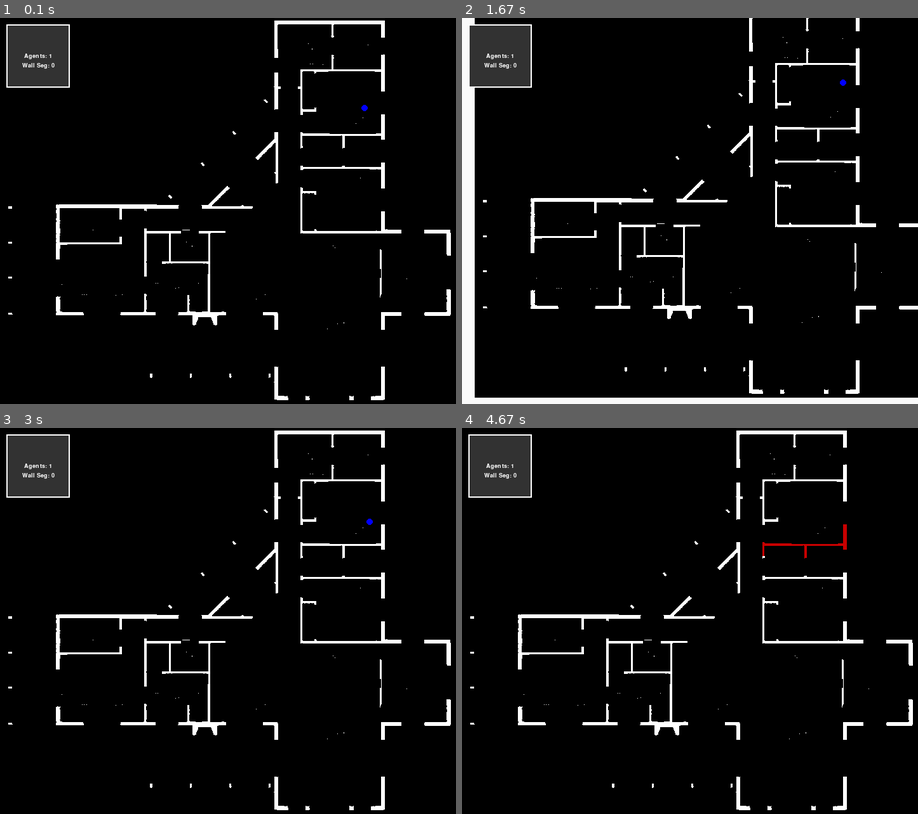
Above: before the commit, frames 1-4 (two rows, left to right).
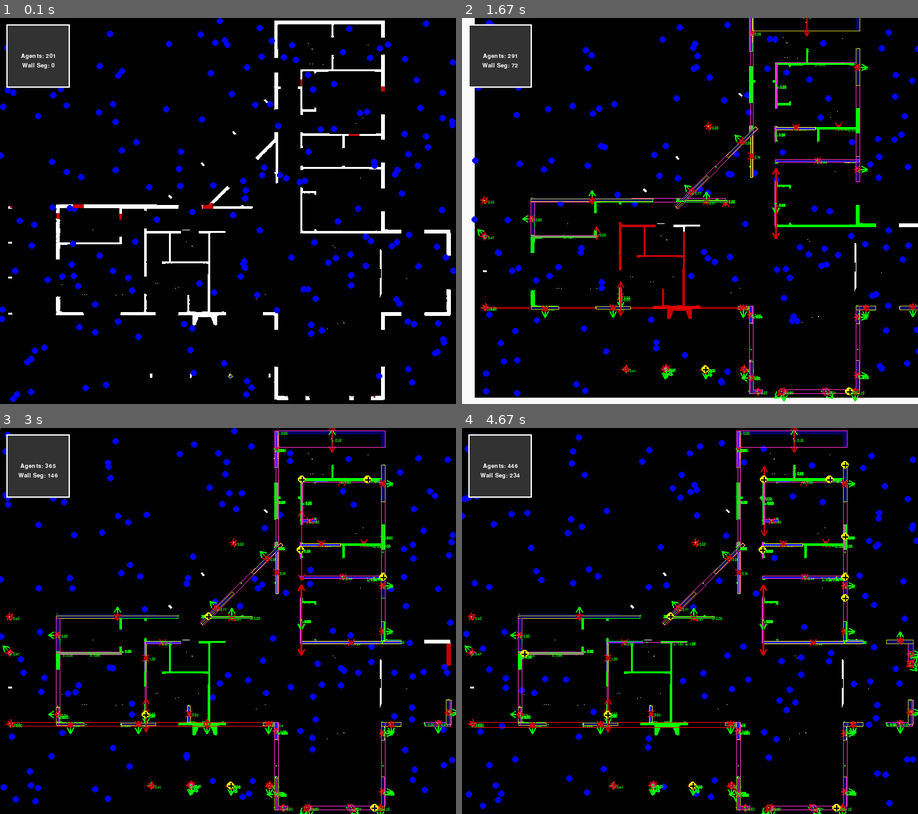
Above: after the commit, the same moments.

Repository: b62303411/house_gen
Game: pygame game, started from main_sim.py
The game is run twice, just before and just after one commit, with the same random seed, the same clock (stepped at 60 frames per second) and the same inputs.
Inputs:
- Up to frame 1 (0.1 s): no input
- Up to frame 2 (1.67 s): hold Right 0.33-0.8 s; hold Up 0.83-1.13 s; hold Right 1.17-1.63 s
- Up to frame 3 (3 s): hold Left 1.67-2.2 s; hold Down 2.23-2.53 s; hold Left 2.57-2.97 s
- Up to frame 4 (4.67 s): hold Up 3-3.37 s; hold Right 3.4-4.03 s; hold Down 4.07-4.43 s; hold Left from 4.47 s (still down)

The runs differ from the first frame. In frame 1, 3.2% of the frame differs, in the area x 0-100%, y 0-100%; in frame 2, 7.1%; in frame 3, 8.2%; in frame 4, 8.2%.

Commit message:
width should be adaptable

Diff:
--- a/floor_plan_reader/simulation.py
+++ b/floor_plan_reader/simulation.py
@@ -146,13 +146,14 @@
                            num_ants=20,
                            allow_revisit=False
                            ):
+        self.wf.set_num_ants(num_ants)
         self.init_world(image_path)
         img_colour = cv2.imread(image_path)
 
         # img_gray_rgb = cv2.cvtColor(img_colour, cv2.COLOR_GRAY2RGB)
         self.img_gray_surface = pygame.surfarray.make_surface(img_colour.swapaxes(0, 1))
         # 2) Create grid: 1=empty, 0=wall
-        self.wf.set_num_ants(num_ants)
+
         # 3) Init Pygame with the *exact* dimensions as the image
         pygame.init()
         # We make a window exactly the size of the image
--- a/floor_plan_reader/wall_scanner.py
+++ b/floor_plan_reader/wall_scanner.py
@@ -51,7 +51,7 @@
     def is_food(self, x, y):
         return self.world.is_food(int(x), int(y))
 
-    def is_3_wide_food(self, cx, cy, direction):
+    def is_wide_enough(self, cx, cy, direction, target=3):
         normal = direction.get_normal()
         nx, ny = normal.direction
         x,y =cx,cy
@@ -65,7 +65,7 @@
             x += nx
             y += ny
             steps +=1
-        if steps > 3:
+        if steps > target:
             return True
 
         return False
@@ -73,13 +73,13 @@
     def is_within_bounds(self,x,y):
         return self.world.is_within_bounds(x,y)
 
-    def ping(self,x,y,d):
+    def ping(self,x,y,d,target=2):
         is_within_bounds = self.is_within_bounds(x,y)
         if not is_within_bounds:
             return False
         is_food = self.is_cell_valid(x,y)
 
-        is_wide_enough = self.is_3_wide_food(x,y,d)
+        is_wide_enough = self.is_wide_enough(x,y,d,target)
         return is_food and is_wide_enough
 
     def is_cell_valid(self,x,y):
--- a/floor_plan_reader/wall_scanner_test.py
+++ b/floor_plan_reader/wall_scanner_test.py
@@ -45,7 +45,7 @@
 
         self.simulation = Simulation()
         file = "debug_169x15_552_337.png"
-        image_path = f"test_img\{file}"
+        image_path = f"test_img\\{file}"
         self.simulation.init_world(image_path)
         self.simulation.view.vp.zoom_factor=5
         self.screen = pygame.display.set_mode((self.simulation.width*5, self.simulation.height*5), pygame.RESIZABLE)
@@ -86,7 +86,7 @@
 
     def test_case_one(self):
         file = "region_20x20_426_463.png"
-        image_path = f"test_img\{file}"
+        image_path = f"test_img\\{file}"
         # image = Image.open(image_path)
         # image_array = np.array(image)
         self.wf.set_img(image_path)
